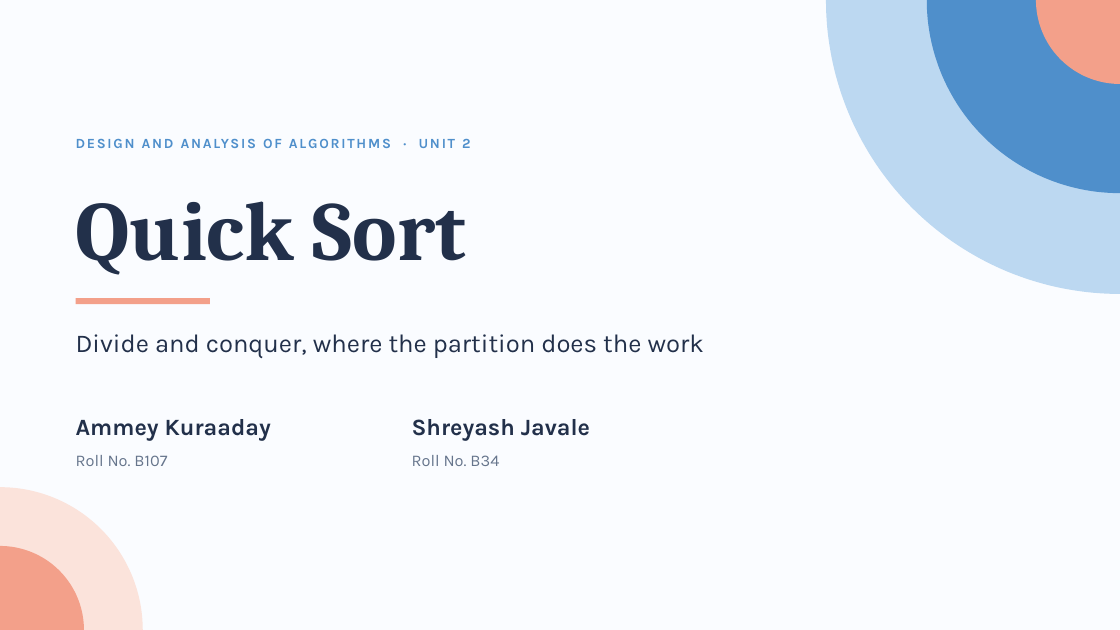
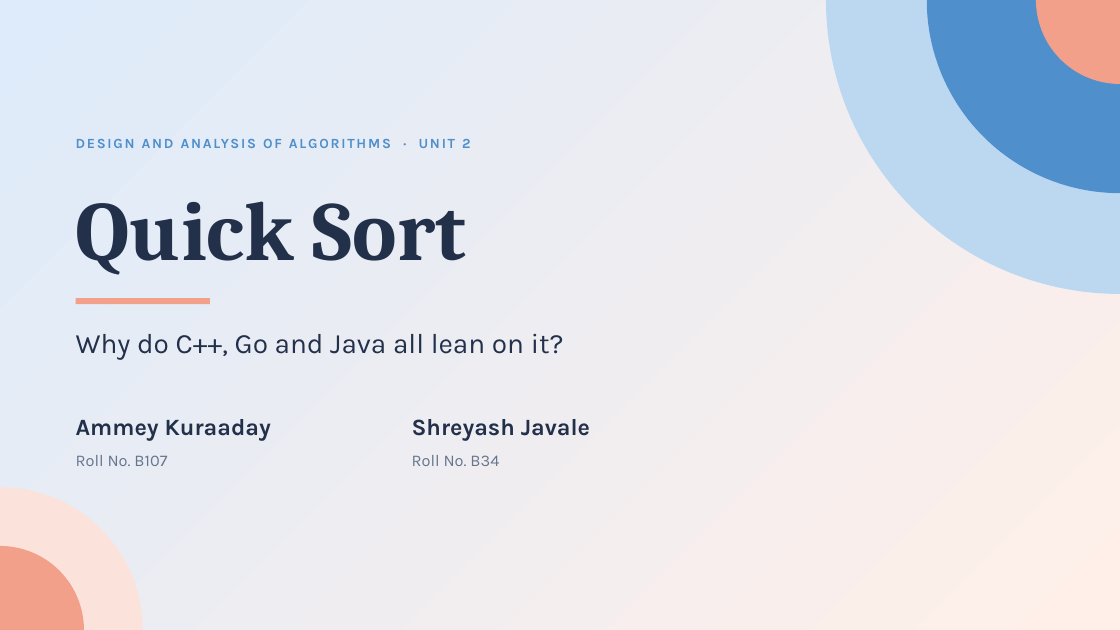
Before and after one commit to AmeyKuradeAK/DAA, a slide deck: slide 1 of QuickSort_DAA.pptx. Drawn at 1120x630 pixels with LibreOffice and Linux fonts; fonts in the diff are those of the drawing. Boxes give left, top, right and bottom in pixels: in the first picture for what was removed or moved away, otherwise in the second. Text is boxed around its words. In the diff, an @@ line names an element or a change of style, - is before the commit and + after.

```diff
--- a/QuickSort_DAA.pptx
+++ b/QuickSort_DAA.pptx
@@ background #FAFCFF to gradient #DDEBFA to #FFEFE8 @@
@@ text at bbox=[76, 334, 564, 360]: text changed; size 22 to 24 pt @@
-Divide and conquer, where the partition does the work
+Why do C++, Go and Java all lean on it?
```
Also in this commit, not shown: 5 other slides changed, 2 slides added, 1 slide removed, 1 other file.
